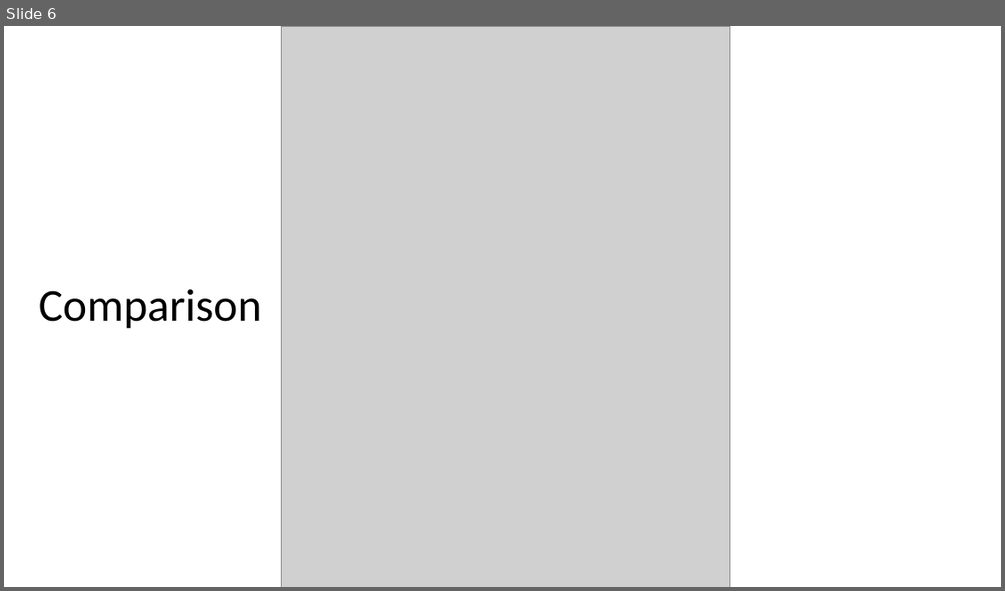
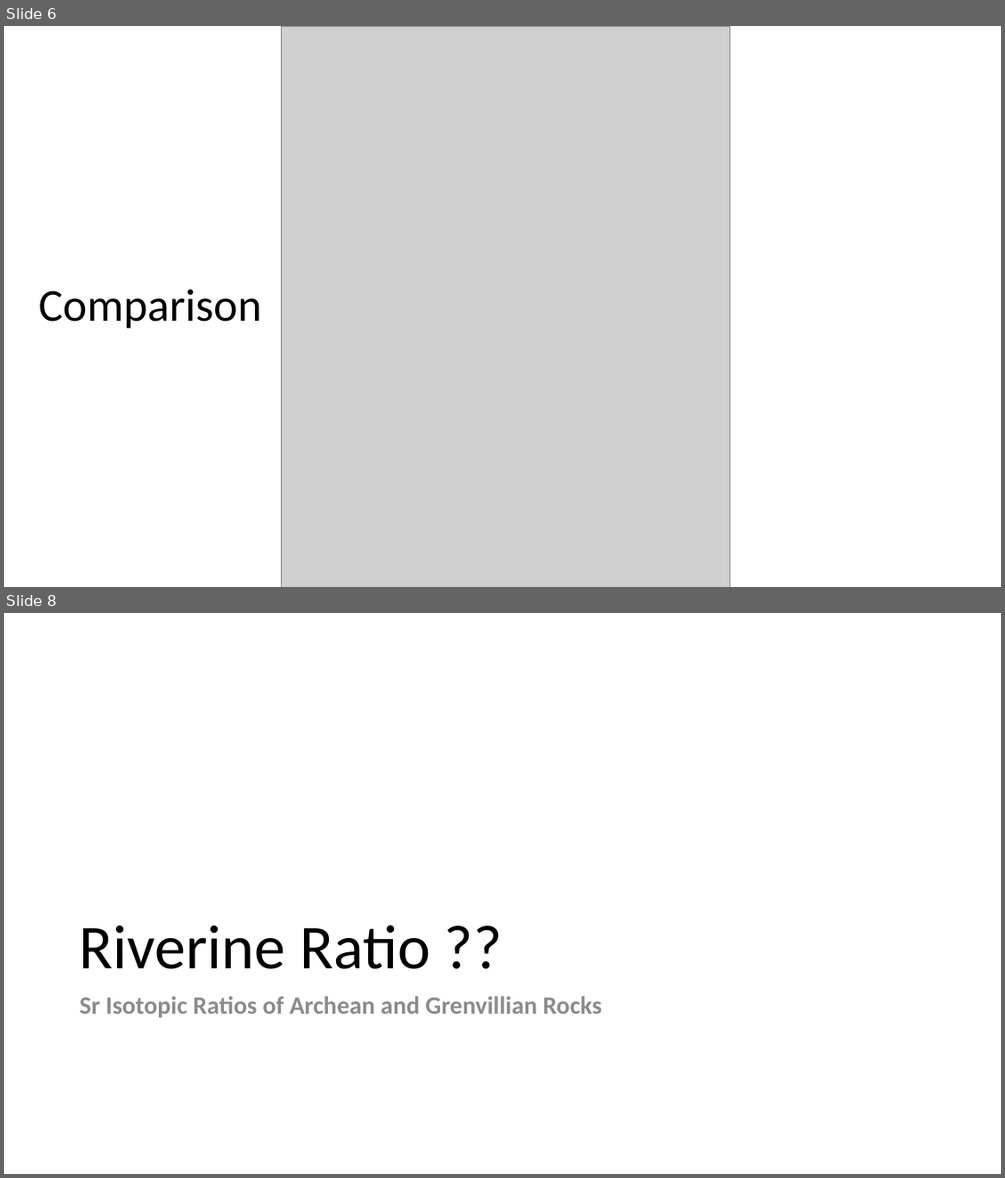
Before and after one commit to datuadiatma/avila_etal_2022, a slide deck: Progress ppt/sea level inversion.pptx. Shown one above the other, each under a label of ours: slide 6 before the commit, slides 6 and 8 after it; the slides between them are not shown. The pictures are 1005x591 and 1005x1178 pixels, drawn with LibreOffice and Linux fonts; fonts in the diff are those of the drawing; grey boxes stand for pictures. Boxes give left, top, right and bottom in pixels: in the first picture for what was removed or moved away, otherwise in the second. Text is boxed around its words. In the diff, an @@ line names an element or a change of style, - is before the commit and + after.

```diff
--- a/Progress ppt/sea level inversion.pptx
+++ b/Progress ppt/sea level inversion.pptx
@@ slide 8 added at [4, 613, 1001, 1174], background #FFFFFF @@
@@ title added at [80, 925, 430, 969], 60 pt, text #000000 @@
+Riverine Ratio ??
@@ text added at [80, 996, 601, 1018], 24 pt, text #8C8C8C, bold @@
+Sr Isotopic Ratios of Archean and Grenvillian Rocks
```
Also in this commit, not shown: 8 other slides added, 17 other files.
